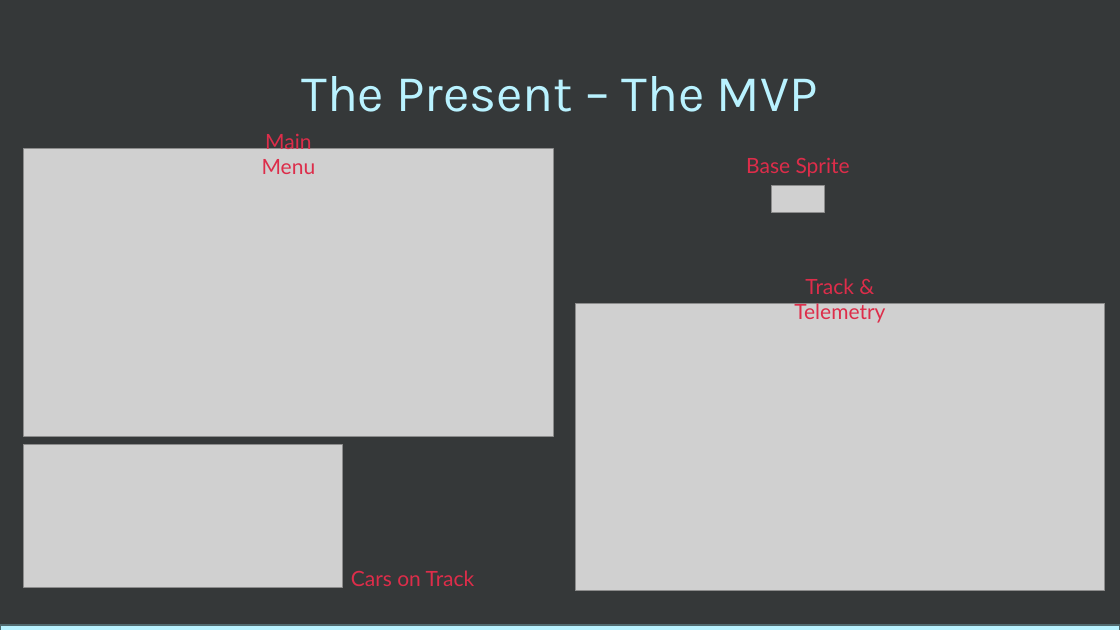
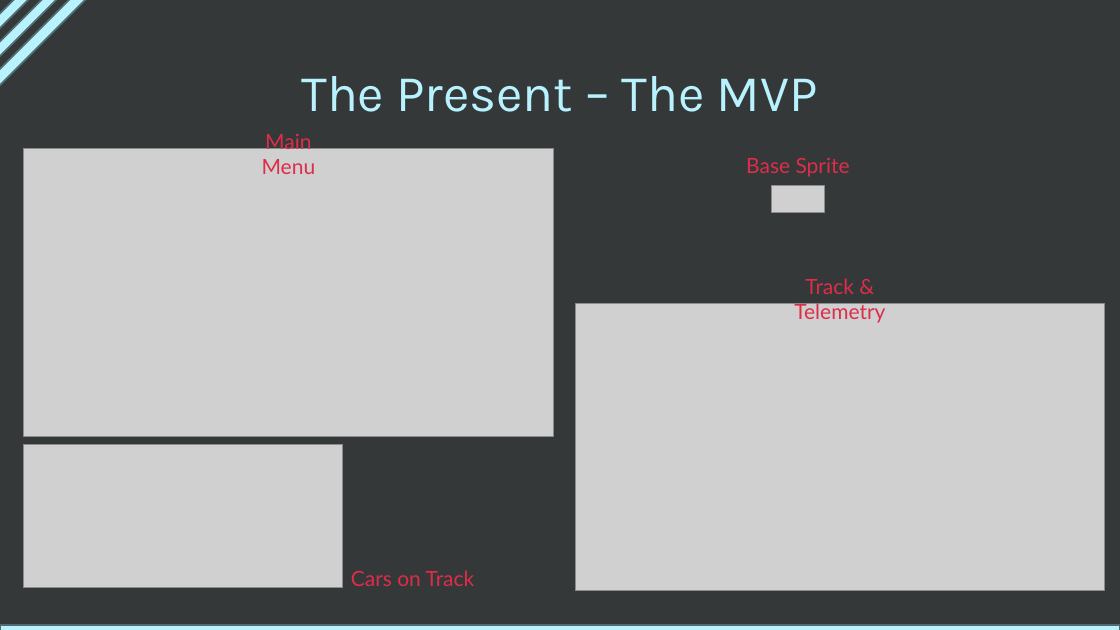
Before and after one commit to EoinFitzsimons/Momentum, a slide deck: slide 3 of Planning/Midpoint Presentation/Momentum.pptx. Drawn at 1120x630 pixels with LibreOffice and Linux fonts; fonts in the diff are those of the drawing; grey boxes stand for pictures; background and template pictures are left out. Boxes give left, top, right and bottom in pixels: in the first picture for what was removed or moved away, otherwise in the second. Text is boxed around its words. In the diff, an @@ line names an element or a change of style, - is before the commit and + after.

```diff
--- a/Planning/Midpoint Presentation/Momentum.pptx
+++ b/Planning/Midpoint Presentation/Momentum.pptx
@@ rectangle added at bbox=[0, 0, 57, 50], fill #B9F2FF, outline #516A70 1.5 pt @@
@@ rectangle added at bbox=[0, 0, 71, 64], fill #B9F2FF, outline #516A70 1.5 pt @@
@@ rectangle added at bbox=[0, 0, 92, 86], fill #B9F2FF, outline #516A70 1.5 pt @@
```
Also in this commit, not shown: 3 other slides changed, 1 slide added, 2 other files.
